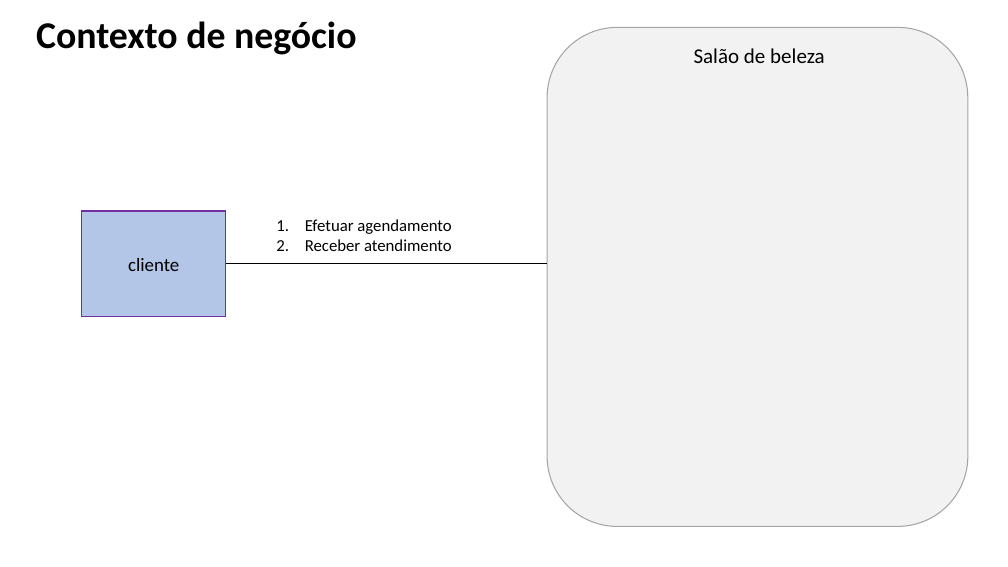
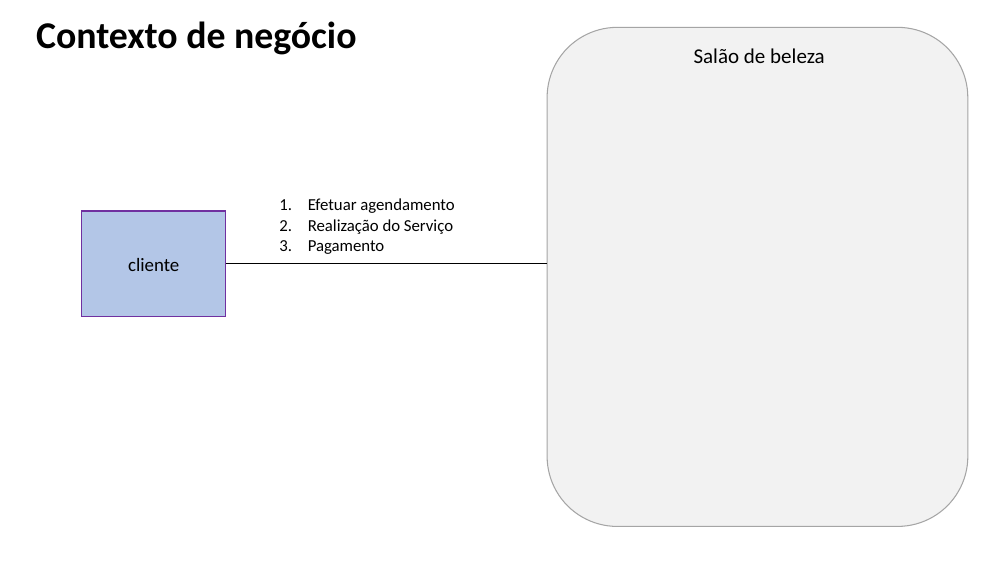
Before and after one commit to Vinicius-Dias-Mota/AC1---Engenharia, a slide deck: slide 2 of 15 - Arquitetura de Negócio para cada Cenário.pptx (slide 3 before the commit). Drawn at 1008x567 pixels with LibreOffice and Linux fonts; fonts in the diff are those of the drawing. Boxes give left, top, right and bottom in pixels: in the first picture for what was removed or moved away, otherwise in the second. Text is boxed around its words. In the diff, an @@ line names an element or a change of style, - is before the commit and + after.

```diff
--- a/15 - Arquitetura de Negócio para cada Cenário.pptx
+++ b/15 - Arquitetura de Negócio para cada Cenário.pptx
@@ text "Efetuar agendamento": place and size @@
-text "Efetuar agendamento" at (305,219,452,251)
+text "Efetuar agendamento" at (308,198,454,254)
@@ text at (308,219,453,254): text changed @@
-2. Receber atendimento
+2. Realização do Serviço
+3. Pagamento
```
Also in this commit, not shown: 3 other slides changed, 1 slide added, 1 slide removed.
